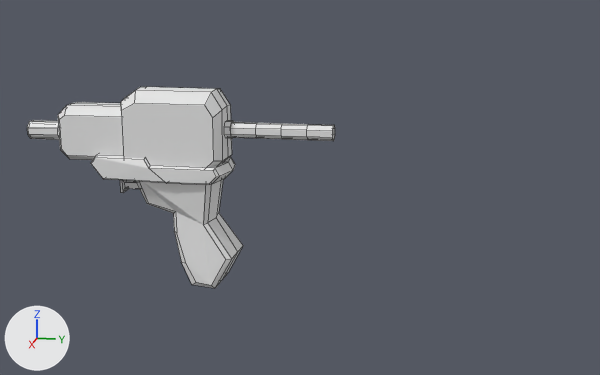
An edit to the Blender file Modelado/arma.blend, drawn before and after from the same camera.
Both versions are drawn from a camera (50 mm lens) standing at (11.93, 4.62, 2.97) and looking at (-0.05, 2.22, -0.03). Every picture has the same lights, and +X, +Y and +Z are marked at lower left. Mesh edges are drawn as thin lines.
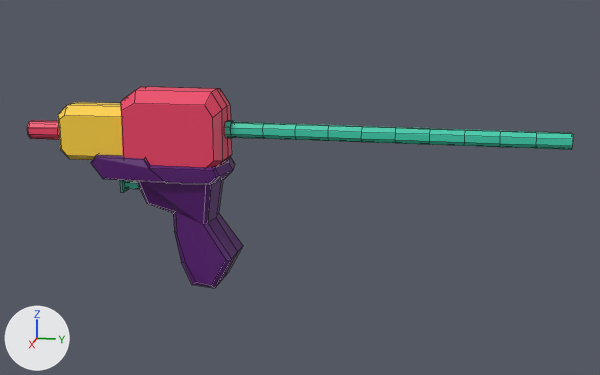
Pixel boxes (x1, y1, x2, y2) of what changed, in the pictures (600 x 375 px):
```json
{"object": "Plane", "change": "reshaped, modifiers changed", "before": [27, 87, 335, 288], "after": [27, 87, 573, 288], "on screen": "77% wider"}
{"part": 1, "of": "me_plane", "change": "built on", "before": [231, 122, 335, 141], "after": [33, 89, 573, 278]}
{"part": 2, "of": "me_plane", "change": "recoloured", "before": [27, 87, 237, 288], "after": [27, 87, 237, 288]}
```

Scene script edits in JSON lines:
```json
{"op": "add", "block": "img_colores_pistola_png", "code": ["img_colores_pistola_png = load_image('colores pistola.png', 'texturas/colores pistola.png', 172, 62, 'sRGB')"]}
{"op": "add", "block": "mat_pistola", "code": ["mat_pistola = principled_material('Pistola')", "mat_pistola.texture = img_colores_pistola_png"]}
{"block": "me_plane", "where": "# used by ob_plane; location = (0.0, 0.0, 0.0)"}
{"op": "remove", "block": "me_plane", "code": "me_plane.from_pydata(...)  # 178 vertices, 123 faces; spans x 0.0..0.5, y -2.08..2.74, z -1.58..1.44"}
{"op": "add", "block": "me_plane", "code": "me_plane.from_pydata(...)  # 354 vertices, 306 faces; spans x -0.5..0.5, y -2.08..6.08, z -1.58..1.44"}
{"block": "me_plane", "change": "me_plane part 1"}
{"block": "me_plane", "change": "12 vertices are removed from x 0.0..0.11, y 1.58..2.74, z 0.72..0.94"}
{"block": "me_plane", "change": "11 faces are deleted"}
{"block": "me_plane", "change": "4 vertices in x 0.05..0.11, y 2.35, z 0.72..0.94 move by (0.0, 0.31, 0.0)"}
{"block": "me_plane", "change": "4 vertices in x 0.05..0.11, y 1.97, z 0.72..0.94 move by (0.0, 0.21, 0.0)"}
{"block": "me_plane", "change": "4 vertices in x 0.05..0.11, y 1.58, z 0.72..0.94 move by (0.0, 0.11, 0.0)"}
{"block": "me_plane", "change": "87 vertices are added at x -0.5..-0.06, y -2.08..1.24, z -1.58..1.41"}
{"block": "me_plane", "change": "16 new vertices lie (-0.05, 0.0, 0.0) away from vertices in x 0.0..0.05, y -0.56..2.35, z -0.15..0.96"}
{"block": "me_plane", "change": "8 new vertices lie (0.0, 0.49, 0.0) away from vertices in x -0.05..0.11, y 1.2..2.66, z 0.72..0.94"}
{"block": "me_plane", "change": "8 new vertices lie (0.0, 0.49, 0.0) away from vertices in x -0.05..0.11, y 1.69..3.15, z 0.72..0.94"}
{"block": "me_plane", "change": "6 new vertices lie (0.0, 0.49, 0.0) away from vertices in x 0.0..0.11, y 3.64, z 0.72..0.94"}
{"block": "me_plane", "change": "8 new vertices lie (-0.05, 0.0, 0.0) away from vertices in x 0.0, y 2.66..4.13, z 0.72..0.94"}
{"block": "me_plane", "change": "8 new vertices lie (-0.06, 0.0, 0.06) away from vertices in x -0.05, y -0.56..4.13, z -0.05..0.72"}
{"block": "me_plane", "change": "9 new vertices lie (0.0, 0.49, 0.0) away from vertices in x -0.11..0.11, y 4.13, z 0.72..0.94"}
{"block": "me_plane", "change": "9 new vertices lie (0.0, 0.49, 0.0) away from vertices in x -0.11..0.11, y 4.62, z 0.72..0.94"}
{"block": "me_plane", "change": "9 new vertices lie (0.0, 0.0, 0.1) away from vertices in x -0.11, y 1.2..5.11, z 0.78"}
{"block": "me_plane", "change": "10 new vertices lie (0.0, 0.49, 0.0) away from vertices in x -0.11..0.11, y 5.11, z 0.72..0.94"}
{"block": "me_plane", "change": "10 new vertices lie (0.0, 0.48, 0.0) away from vertices in x -0.11..0.11, y 5.6, z 0.72..0.94"}
{"block": "me_plane", "change": "194 new faces join them"}
{"block": "me_plane", "change": "me_plane part 2: 112 faces spanning x 0.0..0.5, y -2.08..2.66, z -1.58..1.44 switch from no material to mat_pistola (picture img_colores_pistola_png)"}
{"op": "remove", "block": "ob_plane", "code": "_m = ob_plane.modifiers.new('Mirror', 'MIRROR')"}
{"op": "remove", "block": "ob_plane", "code": "_m.use_clip = True"}
```
